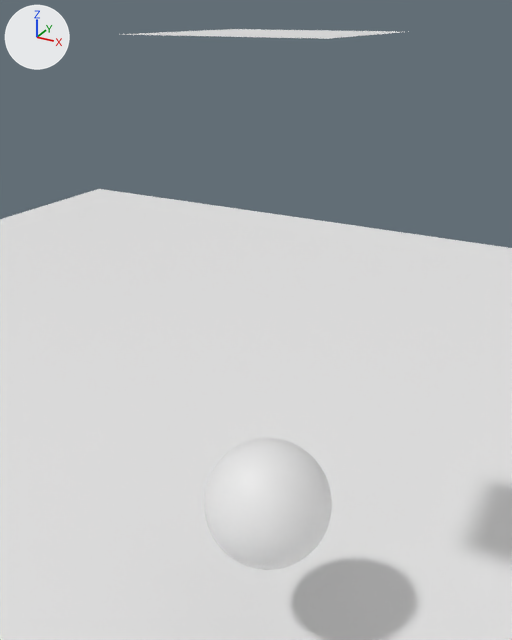
The Blender file blender/plane.blend, before and after one commit.
Before and after are seen from a 50 mm camera at (8.74, -16.69, 20.35) aimed at (-0.59, 0.27, 11.87). Lighting does not change. The marker at upper left points along +X, +Y and +Z. Materials are left out; every surface is plain grey.

Objects in the first picture: 'Sphere', 'floor', 'light'.
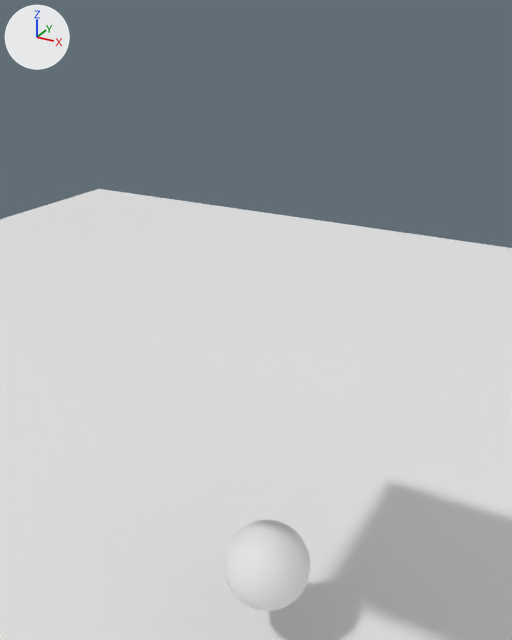
Boxes [x1, y1, x2, y2] around the edits, measured in the pictures (512 x 640 px):
'light', moved, rescaled: before [123, 29, 400, 39]; after [67, 246, 446, 399]
'Sphere', moved, rescaled (33% narrower, 31% shorter): before [204, 438, 332, 570]; after [224, 520, 310, 611]

What the commit changed:
Object 'light' (ob_light) moves from (0.0, 0.0, 19.8) to (0.0, 0.0, 12.61).
Object 'light' (ob_light) is rescaled from (0.529, 0.529, 0.529) to (0.801, 0.801, 0.801).
Object 'Sphere' (ob_sphere) moves from (0.0, 0.0, 5.61) to (0.0, 0.0, 3.01).
Object 'Sphere' (ob_sphere) is rescaled from (2.09, 2.09, 2.09) to (1.47, 1.47, 1.47).
